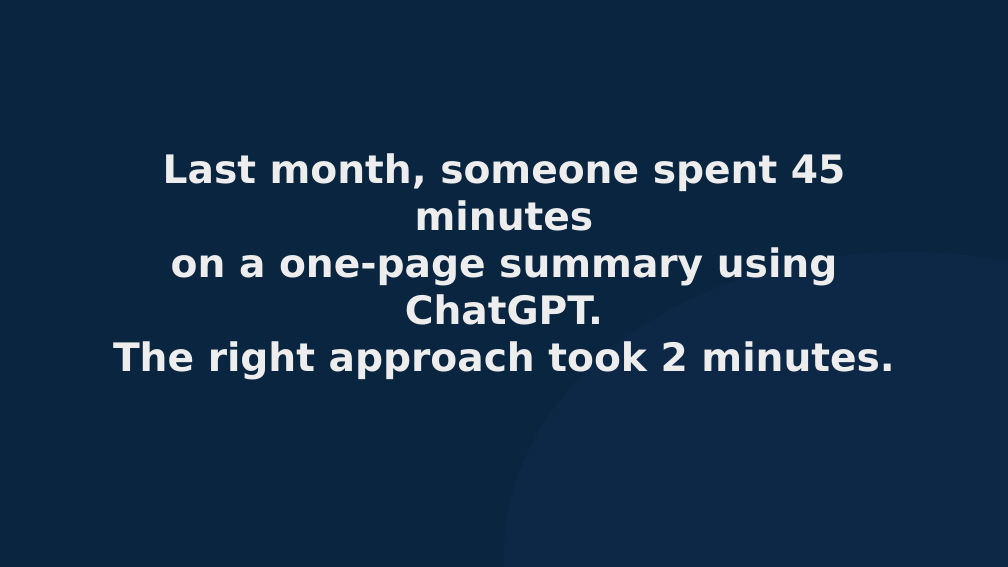
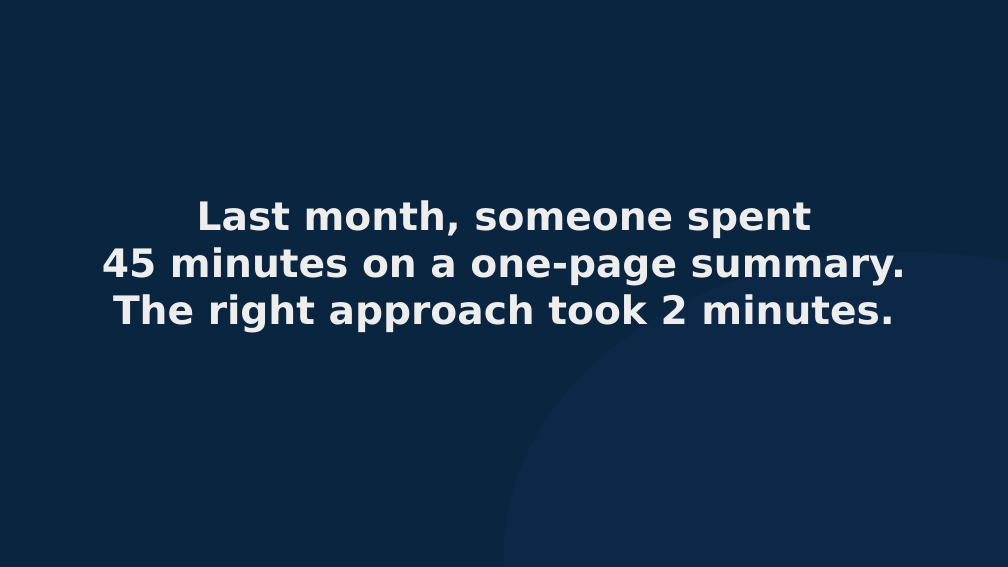
Before and after one commit to michaelengland/ai-best-practices, a slide deck: slide 2 of decks/ai-academy-pitch/ai-academy-pitch.pptx. Drawn at 1008x567 pixels with LibreOffice and Linux fonts; fonts in the diff are those of the drawing. Boxes give left, top, right and bottom in pixels: in the first picture for what was removed or moved away, otherwise in the second. Text is boxed around its words. In the diff, an @@ line names an element or a change of style, - is before the commit and + after.

```diff
--- a/decks/ai-academy-pitch/ai-academy-pitch.pptx
+++ b/decks/ai-academy-pitch/ai-academy-pitch.pptx
@@ text at [102,200,906,286]: text changed @@
-Last month, someone spent 45 minutes
-on a one-page summary using ChatGPT.
+Last month, someone spent
+45 minutes on a one-page summary.
```
Also in this commit, not shown: 2 other slides changed, 3 other files.
